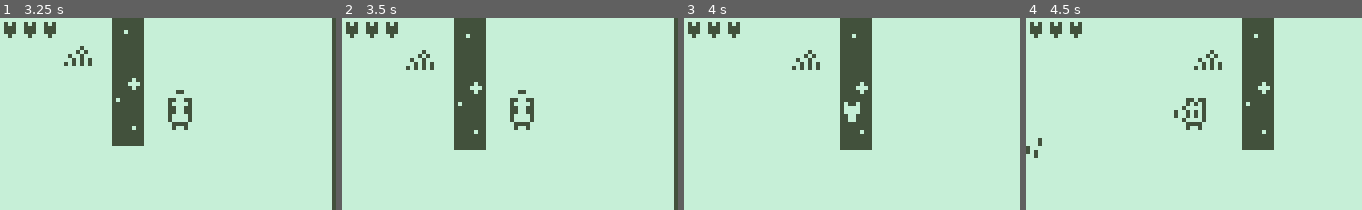
Above: before the commit, frames 1-4 (left to right).
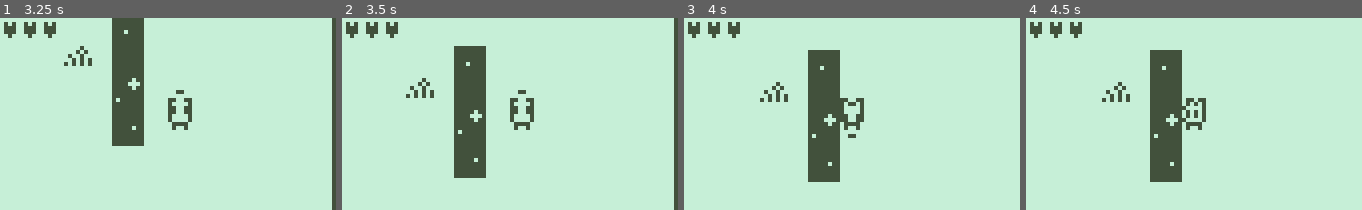
Above: after the commit, the same moments.

Repository: Streamfire/Nokia3310-DeathIsGood
Game: Godot game, scene res://internal/Scenes/BossRoom.tscn
The game is run twice, just before and just after one commit, with the same random seed, the same clock (stepped at 60 frames per second) and the same inputs. This scene is started directly instead of the project's main scene.
Inputs:
- Up to frame 1 (3.25 s): tap Enter at 0.5 s; hold D (move_right) 0.53-1.28 s; hold Down (aim_down) 0.53-1.28 s; hold S (move_down) 1.28-2.03 s; tap Left (aim_left) at 1.35 s; hold D (move_right) 2.03-2.78 s; hold Right (aim_right) 2.03-2.78 s; hold W (move_up) from 2.78 s (still down); tap Up (aim_up) at 2.85 s
- Up to frame 2 (3.5 s): keep holding W (move_up)
- Up to frame 3 (4 s): release W (move_up) at 3.53 s; hold A (move_left) from 3.53 s (still down); hold Down (aim_down) from 3.53 s (still down)
- Up to frame 4 (4.5 s): keep holding A (move_left); release Down (aim_down) at 4.28 s; tap Left (aim_left) at 4.35 s

Frame 1 is identical in both runs. In frame 2, 3.7% of the frame differs, in the area x 19-43%, y 0-84%; in frame 3, 12%; in frame 4, 13%, in the area x 0-74%, y 0-86%.

Commit message:
sound upfdate bossroom fix

Diff:
--- a/internal/Scenes/BossRoom.tscn
+++ b/internal/Scenes/BossRoom.tscn
@@ -19,6 +19,7 @@
 	$Player/camera.limit_right=168
 
 	$shield/AnimationPlayer.play(\"idle\")
+	AudioBus.play_effect(\"res://Assets/Sounds/bossroom.wav\")
 	pass # Replace with function body.
 
 
@@ -101,75 +102,47 @@
 
 [node name="CollisionShape2D" type="CollisionShape2D" parent="Map/MapCollisions"]
 position = Vector2( 44, 15 )
-shape = SubResource( 12 )
+shape = SubResource( 4 )
 
 [node name="CollisionShape2D2" type="CollisionShape2D" parent="Map/MapCollisions"]
 position = Vector2( 124, 15 )
-shape = SubResource( 12 )
+shape = SubResource( 4 )
 
 [node name="CollisionShape2D3" type="CollisionShape2D" parent="Map/MapCollisions"]
-position = Vector2( 124, 74 )
-shape = SubResource( 12 )
-
-[node name="CollisionShape2D4" type="CollisionShape2D" parent="Map/MapCollisions"]
-position = Vector2( 124, 102 )
-shape = SubResource( 12 )
+position = Vector2( 116, 98 )
+shape = SubResource( 4 )
 
 [node name="CollisionShape2D5" type="CollisionShape2D" parent="Map/MapCollisions"]
-position = Vector2( 124, 90 )
-shape = SubResource( 12 )
-
-[node name="CollisionShape2D6" type="CollisionShape2D" parent="Map/MapCollisions"]
-position = Vector2( 44, 74 )
-shape = SubResource( 12 )
+position = Vector2( 116, 111 )
+shape = SubResource( 4 )
 
 [node name="CollisionShape2D7" type="CollisionShape2D" parent="Map/MapCollisions"]
-position = Vector2( 44, 102 )
-shape = SubResource( 12 )
+position = Vector2( 52, 111 )
+shape = SubResource( 4 )
 
 [node name="CollisionShape2D8" type="CollisionShape2D" parent="Map/MapCollisions"]
-position = Vector2( 44, 92 )
-shape = SubResource( 12 )
-
-[node name="CollisionShape2D9" type="CollisionShape2D" parent="Map/MapCollisions"]
-position = Vector2( 54, 68 )
-rotation = 1.57079
-shape = SubResource( 12 )
-
-[node name="CollisionShape2D10" type="CollisionShape2D" parent="Map/MapCollisions"]
-position = Vector2( 114, 68 )
-rotation = 1.57079
-shape = SubResource( 12 )
-
-[node name="CollisionShape2D11" type="CollisionShape2D" parent="Map/MapCollisions"]
-position = Vector2( 86, 116 )
-rotation = 1.57079
-shape = SubResource( 12 )
-
-[node name="CollisionShape2D12" type="CollisionShape2D" parent="Map/MapCollisions"]
-position = Vector2( 82, 116 )
-rotation = 1.57079
-shape = SubResource( 12 )
+position = Vector2( 52, 98 )
+shape = SubResource( 4 )
 
 [node name="CollisionShape2D13" type="CollisionShape2D" parent="Map/MapCollisions"]
 position = Vector2( 79, 168 )
 rotation = 1.57079
-shape = SubResource( 13 )
+shape = SubResource( 5 )
 
 [node name="CollisionShape2D14" type="CollisionShape2D" parent="Map/MapCollisions"]
 position = Vector2( 78, 0 )
 rotation = 1.57079
-shape = SubResource( 13 )
+shape = SubResource( 5 )
 
 [node name="CollisionShape2D15" type="CollisionShape2D" parent="Map/MapCollisions"]
 position = Vector2( 168, 85 )
 rotation = 1.57079
-shape = SubResource( 14 )
+shape = SubResource( 6 )
 
 [node name="CollisionShape2D16" type="CollisionShape2D" parent="Map/MapCollisions"]
 position = Vector2( 0, 84 )
 rotation = 1.57079
-shape = SubResource( 14 )
+shape = SubResource( 6 )
 
 [node name="TransitionToNext" type="Area2D" parent="Map"]
 collision_layer = 0
--- a/internal/Scenes/DungeonE1.tscn
+++ b/internal/Scenes/DungeonE1.tscn
@@ -15,6 +15,7 @@
 
 # Called when the node enters the scene tree for the first time.
 func _ready():
+	AudioBus.play_effect(\"res://Assets/Sounds/newdungeon.wav\")
 	pass # Replace with function body.
 
 
--- a/internal/Scenes/DungeonE2.tscn
+++ b/internal/Scenes/DungeonE2.tscn
@@ -14,6 +14,7 @@
 
 # Called when the node enters the scene tree for the first time.
 func _ready():
+	AudioBus.play_effect(\"res://Assets/Sounds/newdungeon.wav\")
 	pass # Replace with function body.
 
 
--- a/internal/Scenes/DungeonE3.tscn
+++ b/internal/Scenes/DungeonE3.tscn
@@ -16,6 +16,7 @@
 func _ready():
 	$Player/camera.limit_bottom=96
 	$Player/camera.limit_right=504
+	AudioBus.play_effect(\"res://Assets/Sounds/newdungeon.wav\")
 	pass # Replace with function body.
 
 
Not shown: 4 places in internal/Scenes/BossRoom.tscn that only renumber resources
